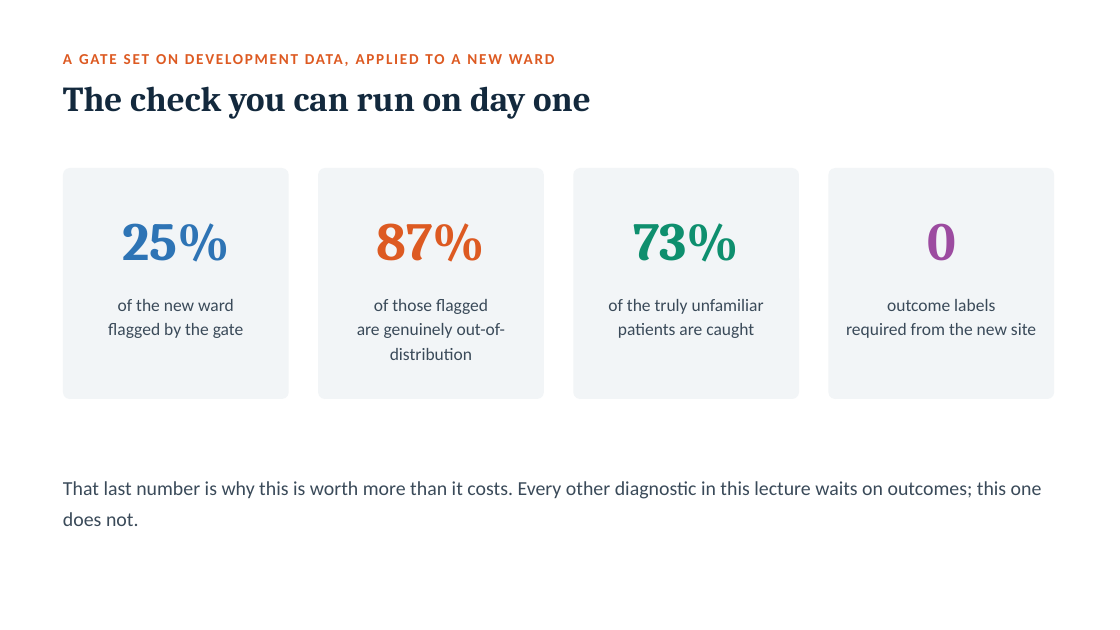
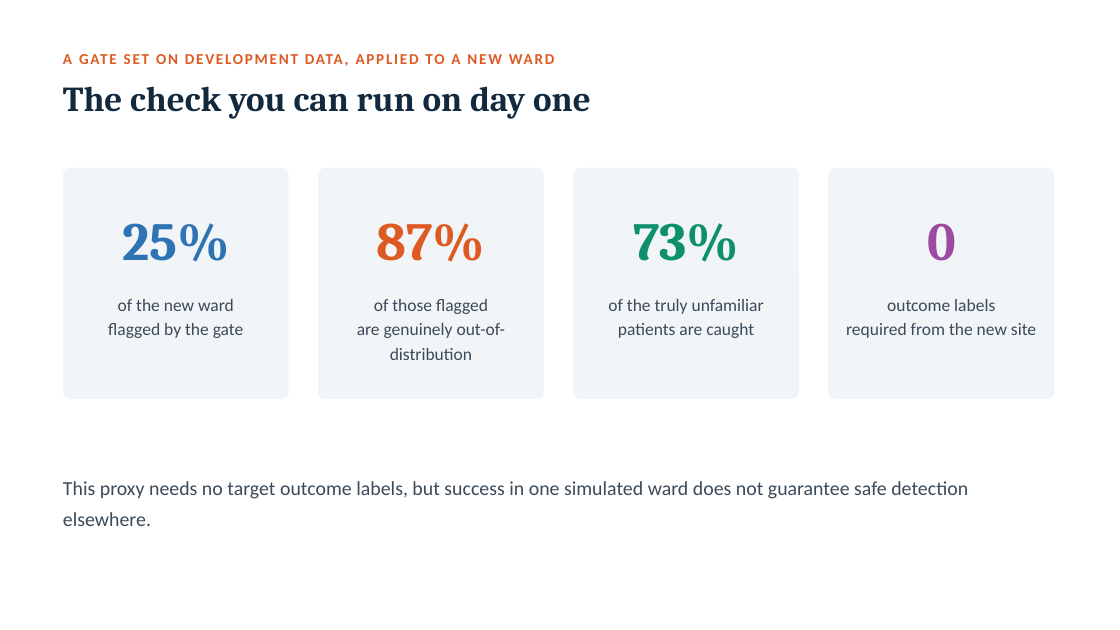
Before and after one commit to vafaei-ar/ai-uncertainty-2026-healthcare, a slide deck: slide 10 of slides/lecture2_deciding_under_uncertainty.pptx. Drawn at 1120x630 pixels with LibreOffice and Linux fonts; fonts in the diff are those of the drawing. Boxes give left, top, right and bottom in pixels: in the first picture for what was removed or moved away, otherwise in the second. Text is boxed around its words. In the diff, an @@ line names an element or a change of style, - is before the commit and + after.

```diff
--- a/slides/lecture2_deciding_under_uncertainty.pptx
+++ b/slides/lecture2_deciding_under_uncertainty.pptx
@@ text at (x1=63, y1=481, x2=968, y2=526): text changed @@
-That last number is why this is worth more than it costs. Every other diagnostic in this lecture waits on outcomes; this one does not.
+This proxy needs no target outcome labels, but success in one simulated ward does not guarantee safe detection elsewhere.
```
Also in this commit, not shown: 8 other slides changed, 42 other files.
